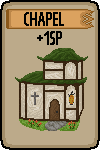
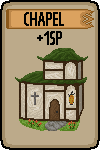
Layer changes from the first 100px x 150px image to the second:
painted on "drawing" over (78, 62, 82, 115)
